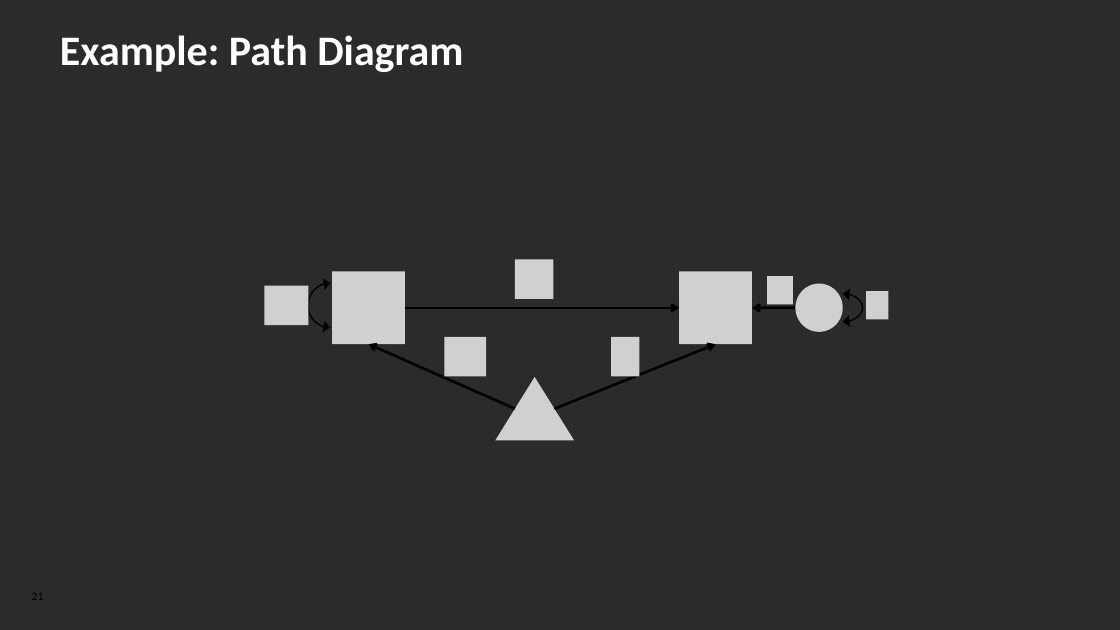
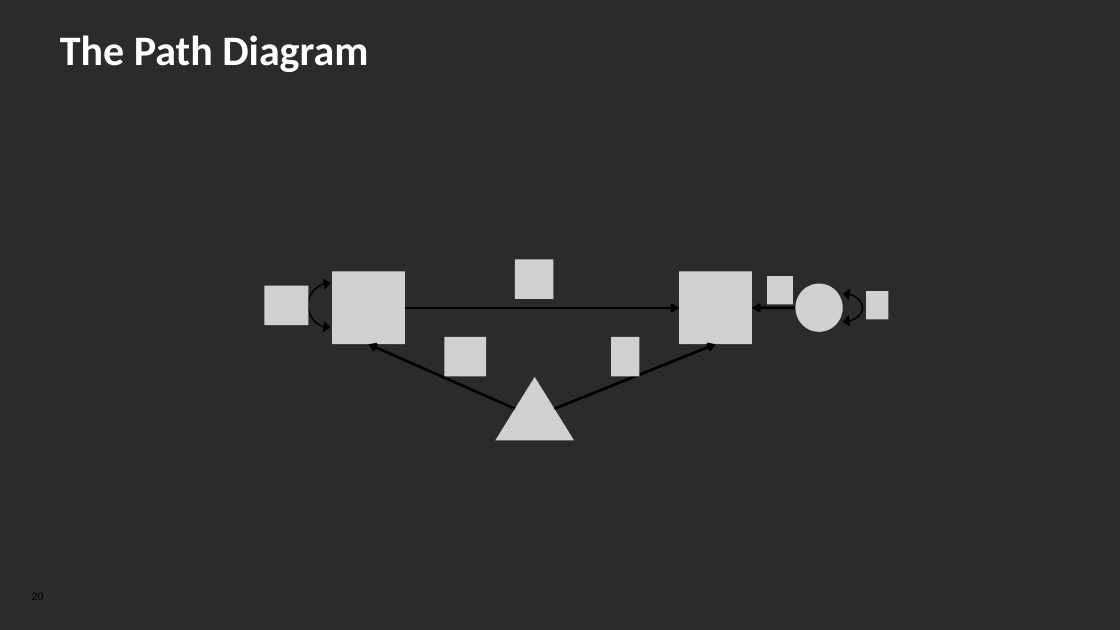
Before and after one commit to dserrington/UCalgary-MDSA-Internship, a slide deck: slide 20 of DRAFT - Research Capstone Project v1.pptx (slide 21 before the commit). Drawn at 1120x630 pixels with LibreOffice and Linux fonts; fonts in the diff are those of the drawing; grey boxes stand for pictures; background and template pictures are left out; a plain dark background stands for a picture behind light text. Boxes give left, top, right and bottom in pixels: in the first picture for what was removed or moved away, otherwise in the second. Text is boxed around its words. In the diff, an @@ line names an element or a change of style, - is before the commit and + after.

```diff
--- a/DRAFT - Research Capstone Project v1.pptx
+++ b/DRAFT - Research Capstone Project v1.pptx
@@ title at (x1=60, y1=35, x2=368, y2=72): text changed @@
-Example: Path Diagram
+The Path Diagram
@@ page number at (x1=32, y1=597, x2=44, y2=598): text changed @@
-21
+20
```
Also in this commit, not shown: 2 other slides changed, 1 other file.
